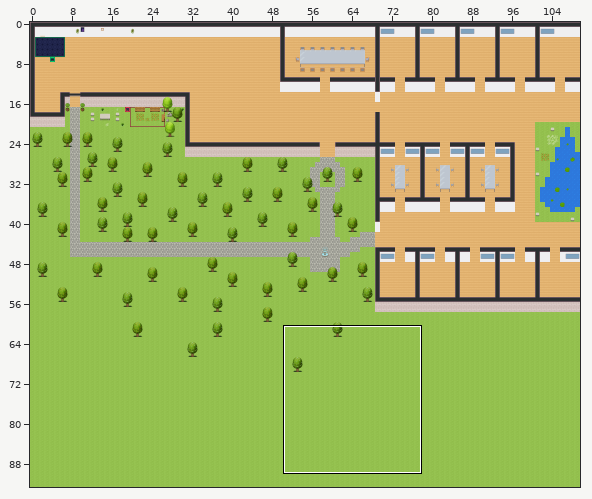
Level history. Tiled map (JSON): maps/map.tmj. Above, an overview of the earlier version with the close-up marked.
Close-up. Earlier state:
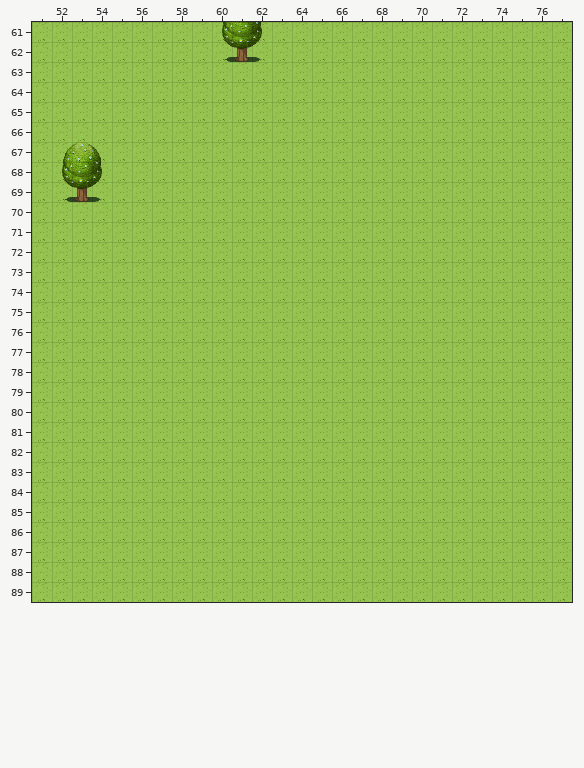
Cells are 32x32 px. Shown: x 51..77, y 61..89. The commit also changed other parts of the map, which this record leaves out.
Once edited:
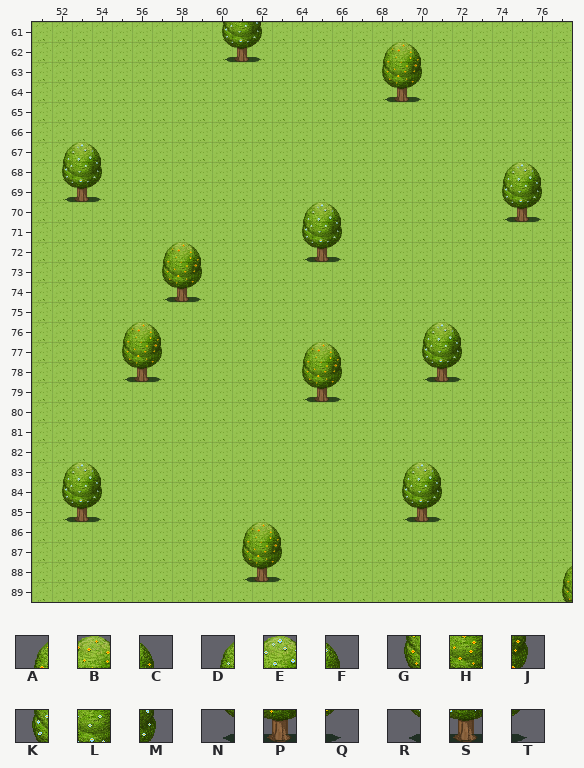
Key: from "WA_Exterior": A 84, B 85, C 86, D 87, E 88, F 89, G 109, H 110, J 111, K 112, L 113, M 114, N 125, P 135, Q 136, R 137, S 138, T 139.
_ is an empty cell.
The exact change:
Layer "furniture/furniture3":
y 64: x 68..70 ___ -> NPQ
y 70: x 74..76 ___ -> RST
y 72: x 64..66 ___ -> RST
y 74: x 57..59 ___ -> NPQ
y 78: x 55..57 ___ -> NPQ; x 70..72 ___ -> RST
y 79: x 64..66 ___ -> NPQ
y 85: x 52..54 ___ -> RST; x 69..71 ___ -> RST
y 88: x 61..63 ___ -> NPQ
Layer "above/above1":
y 62: x 68..70 ___ -> ABC
y 63: x 68..70 ___ -> GHJ
y 68: x 74..76 ___ -> DEF
y 69: x 74..76 ___ -> KLM
y 70: x 64..66 ___ -> DEF
y 71: x 64..66 ___ -> KLM
y 72: x 57..59 ___ -> ABC
y 73: x 57..59 ___ -> GHJ
y 76: x 55..57 ___ -> ABC; x 70..72 ___ -> DEF
y 77: x 55..57 ___ -> GHJ; x 64..66 ___ -> ABC; x 70..72 ___ -> KLM
y 78: x 64..66 ___ -> GHJ
y 83: x 52..54 ___ -> DEF; x 69..71 ___ -> DEF
y 84: x 52..54 ___ -> KLM; x 69..71 ___ -> KLM
y 86: x 61..63 ___ -> ABC
y 87: x 61..63 ___ -> GHJ
y 88: x 77 _ -> A
y 89: x 77 _ -> G
